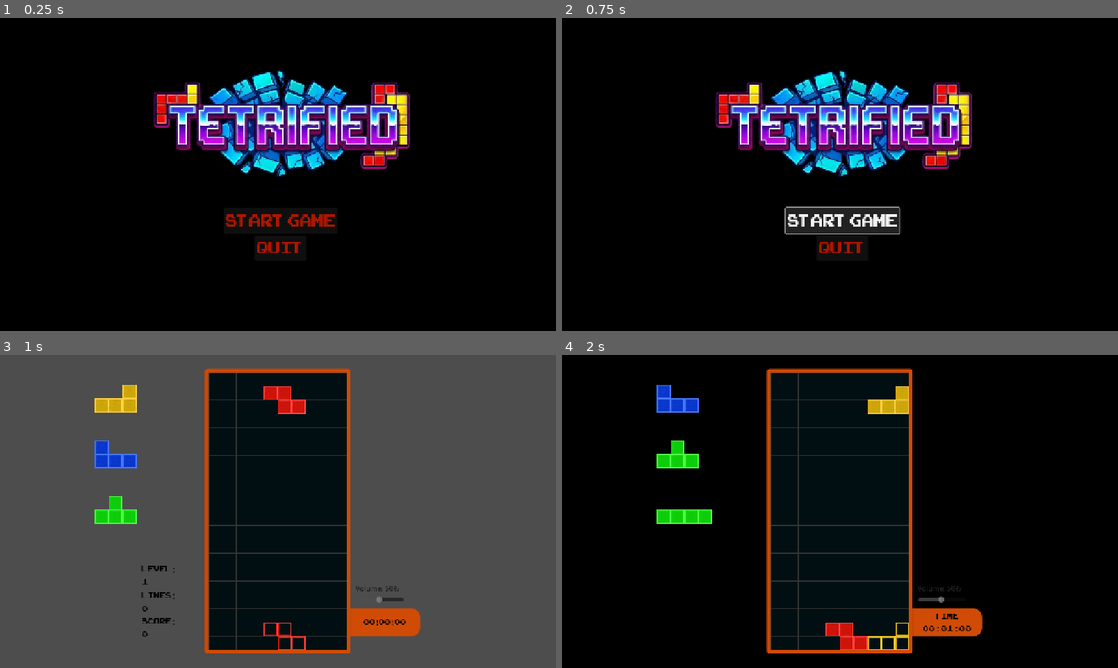
Above: before the commit, frames 1-4 (two rows, left to right).
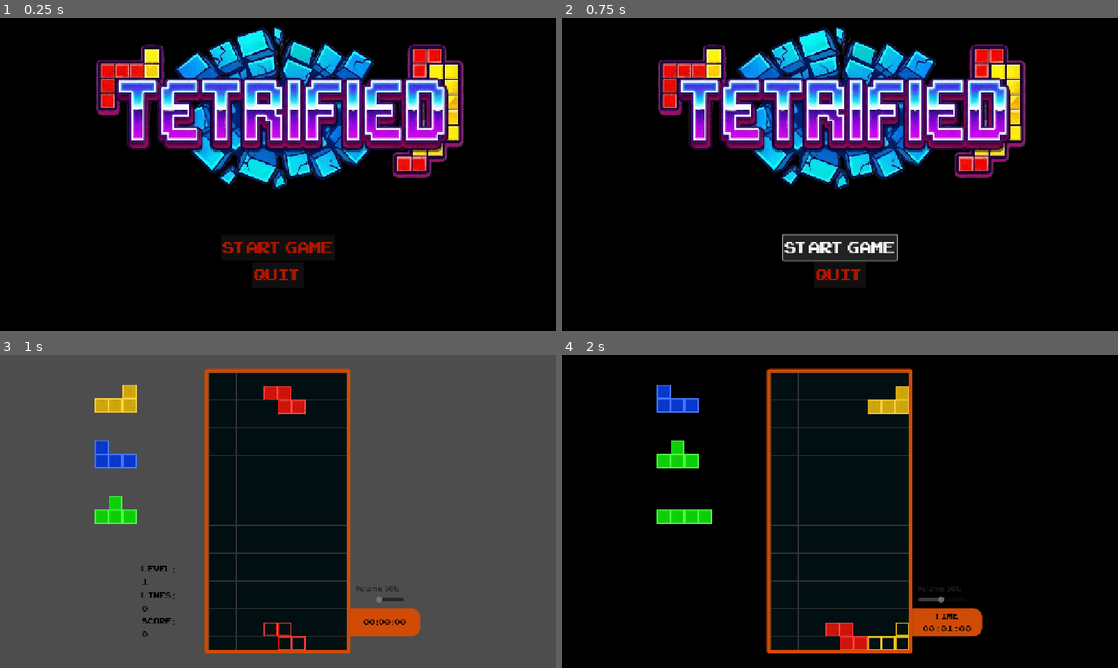
Above: after the commit, the same moments.

Repository: THeikkila91/R12-Gamejam
Game: Godot game, scene res://scenes/Start_screen.tscn
The game is run twice, just before and just after one commit, with the same random seed, the same clock (stepped at 60 frames per second) and the same inputs. Video files are missing from this copy of the repository; at most half a second of black plays in their place.
Inputs (mouse positions are in pixels of both pictures, inside the frame that each line leads up to):
- Up to frame 1 (0.25 s): no input
- Up to frame 2 (0.75 s): click "START GAME" at 0.5 s
- Up to frame 3 (1 s): no input
- Up to frame 4 (2 s): move the mouse to (962, 495) at 1.27 s; hold Right (move_right) from 1.28 s (still down); hold Space (hard_drop) from 1.28 s (still down)

The runs differ from the first frame. In frame 1, 24% of the frame differs, in the area x 17-84%, y 3-84%; in frame 2, 26%; in frame 3, nothing differs; in frame 4, nothing differs.

Commit message:
Logo vaihdos

Diff:
--- a/r-12-gamejam/scenes/Start_screen.tscn
+++ b/r-12-gamejam/scenes/Start_screen.tscn
@@ -3,7 +3,7 @@
 [ext_resource type="VideoStream" uid="uid://7iss1dvww4kt" path="res://assets/video2.ogv" id="1_g4k3v"]
 [ext_resource type="Script" uid="uid://dxhhedvhbhonk" path="res://scripts/StartScreenScript.gd" id="1_m00xo"]
 [ext_resource type="FontFile" uid="uid://chahbhsabnvip" path="res://ARCADECLASSIC.TTF" id="2_fn4xd"]
-[ext_resource type="Texture2D" uid="uid://1cybbah4ofd3" path="res://assets/tetrified.png" id="3_10vcf"]
+[ext_resource type="Texture2D" uid="uid://b3es6lo4rwckm" path="res://assets/petrified.png" id="3_10vcf"]
 [ext_resource type="AudioStream" uid="uid://knos4hi6auq5" path="res://Buttonpress.mp3" id="4_dgslq"]
 [ext_resource type="AudioStream" uid="uid://74k1qh2n0kbx" path="res://Hover.mp3" id="5_ipm84"]
 
@@ -19,10 +19,10 @@
 loop = true
 
 [node name="VBoxContainer" type="VBoxContainer" parent="."]
-offset_left = 288.0
-offset_top = 64.0
-offset_right = 1004.6907
-offset_bottom = 655.0
+offset_left = 128.0
+offset_top = -64.0
+offset_right = 1152.0
+offset_bottom = 621.0
 size_flags_horizontal = 4
 script = ExtResource("1_m00xo")
 
Binary file added: r-12-gamejam/assets/petrified.png
Not shown, changed: r-12-gamejam/assets/petrified.png.import
Binary file removed: r-12-gamejam/assets/tetrified.png
